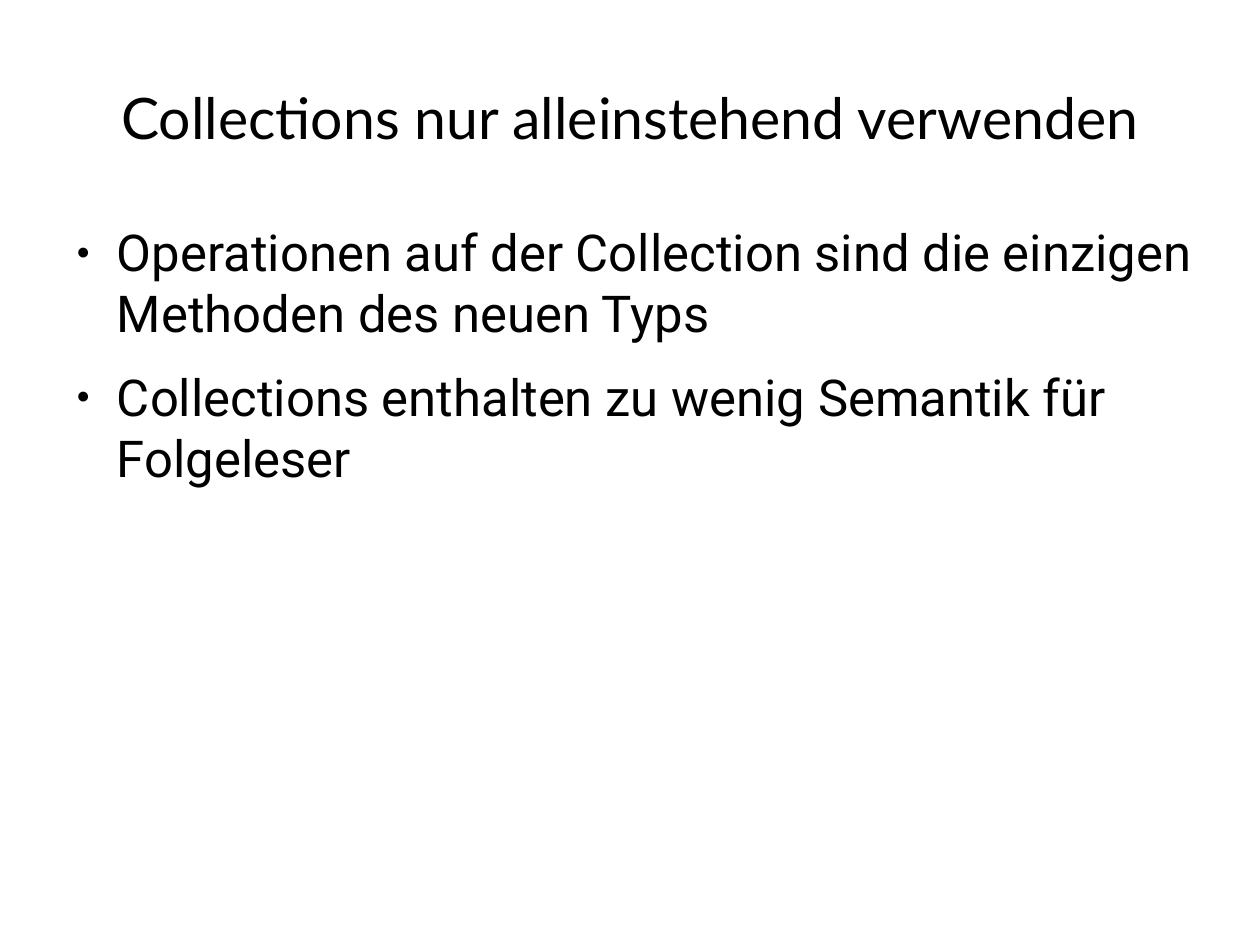
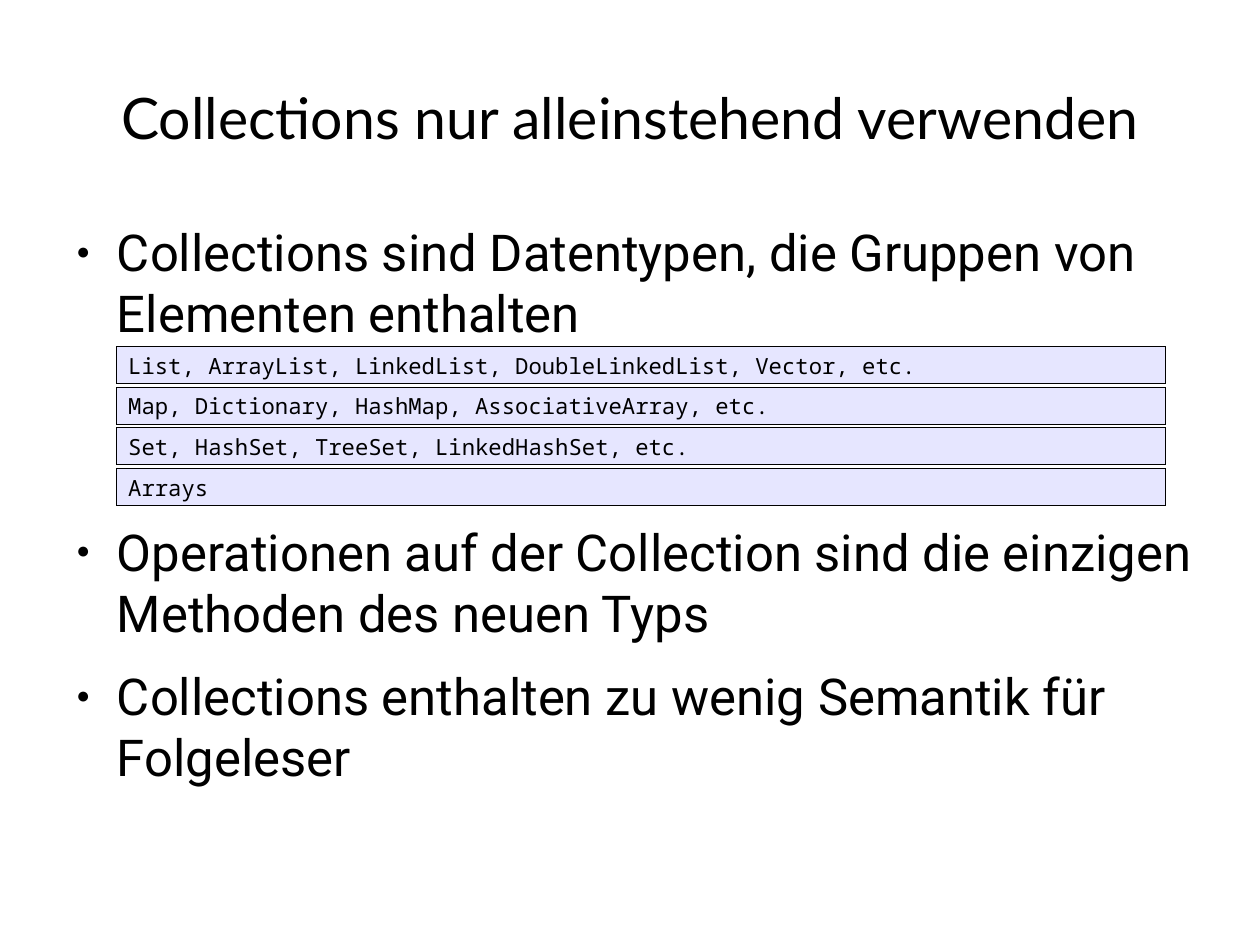
Before and after one commit to dlindner/vorlesung-se2-dhbw, a slide deck: slide 13 of added_2009/Object Calisthenics.odp. Drawn at 1260x945 pixels with LibreOffice and Linux fonts; fonts in the diff are those of the drawing; background and template pictures are left out. Boxes give left, top, right and bottom in pixels: in the first picture for what was removed or moved away, otherwise in the second. Text is boxed around its words. In the diff, an @@ line names an element or a change of style, - is before the commit and + after.

```diff
--- a/added_2009/Object Calisthenics.odp
+++ b/added_2009/Object Calisthenics.odp
@@ text at box(117, 233, 1135, 333): paragraph added @@
+● Collections sind Datentypen, die Gruppen von Elementen enthalten
@@ rectangle added at box(117, 346, 1165, 384), fill #E6E6FF, outline #000000 0 pt, 14 pt, text #000000 @@
+List, ArrayList, LinkedList, DoubleLinkedList, Vector, etc.
@@ rectangle added at box(117, 388, 1165, 425), fill #E6E6FF, outline #000000 0 pt, 14 pt, text #000000 @@
+Map, Dictionary, HashMap, AssociativeArray, etc.
@@ rectangle added at box(117, 428, 1165, 465), fill #E6E6FF, outline #000000 0 pt, 14 pt, text #000000 @@
+Set, HashSet, TreeSet, LinkedHashSet, etc.
@@ rectangle added at box(117, 469, 1165, 507), fill #E6E6FF, outline #000000 0 pt, 14 pt, text #000000 @@
+Arrays
```
Also in this commit, not shown: 9 other slides changed, 1 slide added, 1 slide removed.
